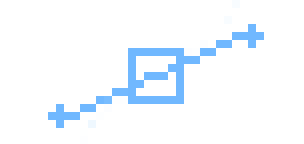
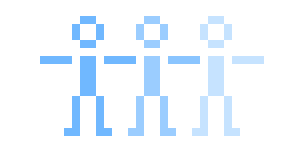
The second (304, 144) image is a revision of the first. Changes to its layers:
hid "interpo_speed" over 48, 0, 264, 136
added layer "duplicateRig" in group "boutons" over 40, 16, 264, 136
